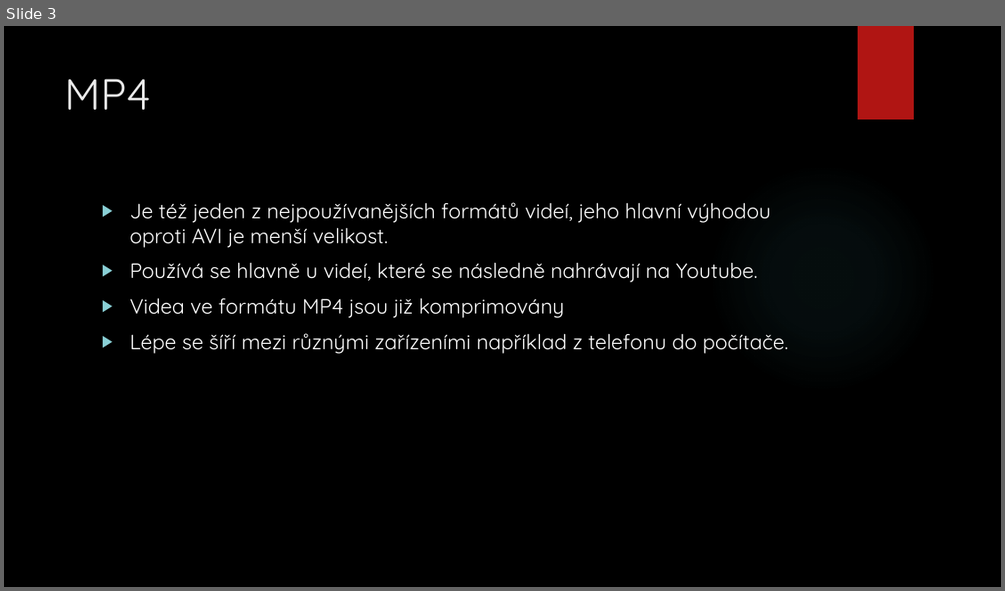
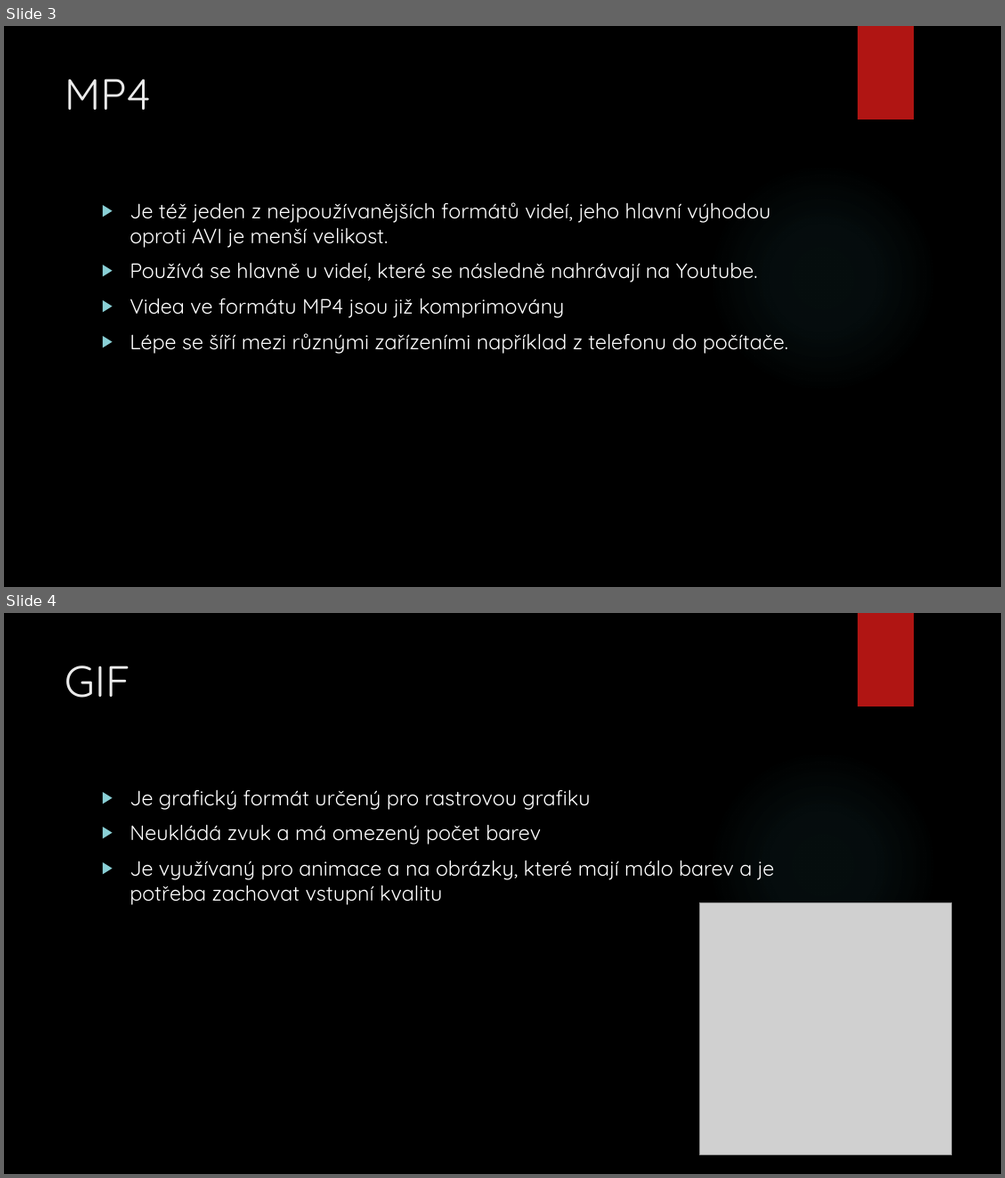
Before and after one commit to Doominkoo/Typy-videa, a slide deck: knapek.pptx. Shown one above the other, each under a label of ours: slide 3 before the commit, slides 3 and 4 after it. The pictures are 1005x591 and 1005x1178 pixels, drawn with LibreOffice and Linux fonts; fonts in the diff are those of the drawing; grey boxes stand for pictures; background and template pictures are left out. Boxes give left, top, right and bottom in pixels: in the first picture for what was removed or moved away, otherwise in the second. Text is boxed around its words. In the diff, an @@ line names an element or a change of style, - is before the commit and + after.

Commit message:
29.12

```diff
--- a/knapek.pptx
+++ b/knapek.pptx
@@ slide 4 added at box(4, 613, 1001, 1174), background picture (left out); not listed: 2 template elements that a slide beside it also shows @@
@@ title added at box(65, 666, 130, 698), 42 pt, text #EBEBEB @@
+GIF
@@ text added at box(129, 789, 775, 905), 20 pt, text #FFFFFF @@
+▶ Je grafický formát určený pro rastrovou grafiku
+▶ Neukládá zvuk a má omezený počet barev
+▶ Je využívaný pro animace a na obrázky, které mají málo barev a je potřeba zachovat vstupní kvalitu
@@ picture added at box(700, 903, 952, 1155) @@
```
Also in this commit, not shown: 1 slide changed.
